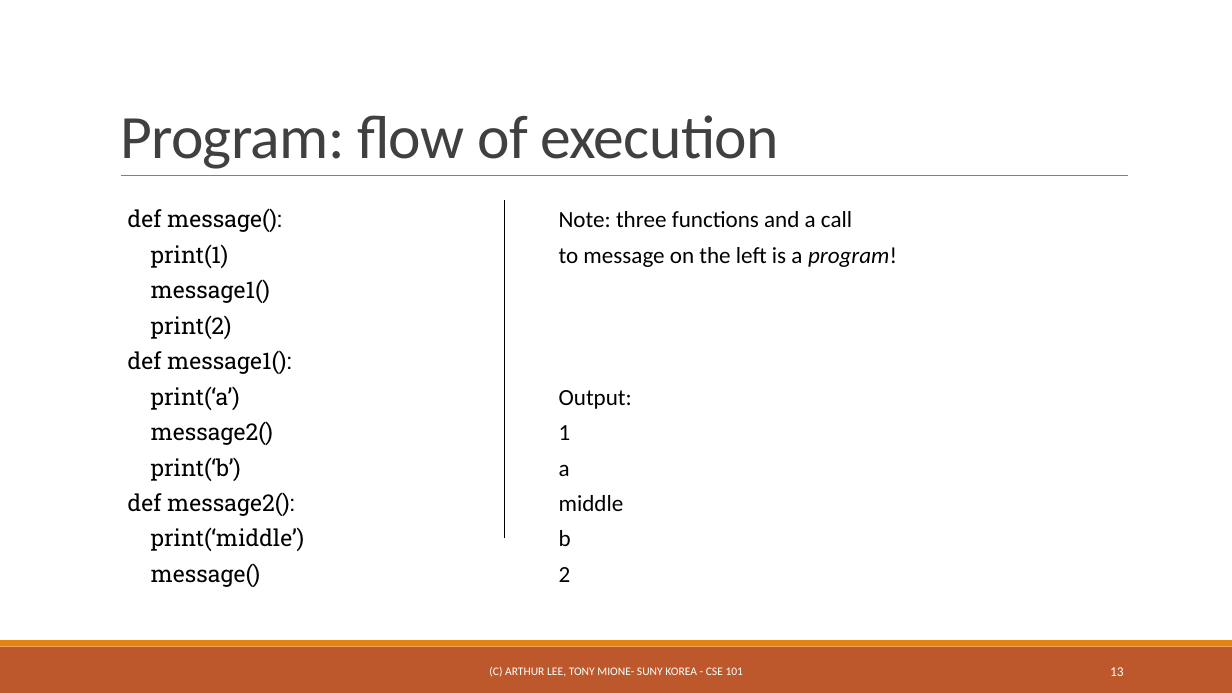
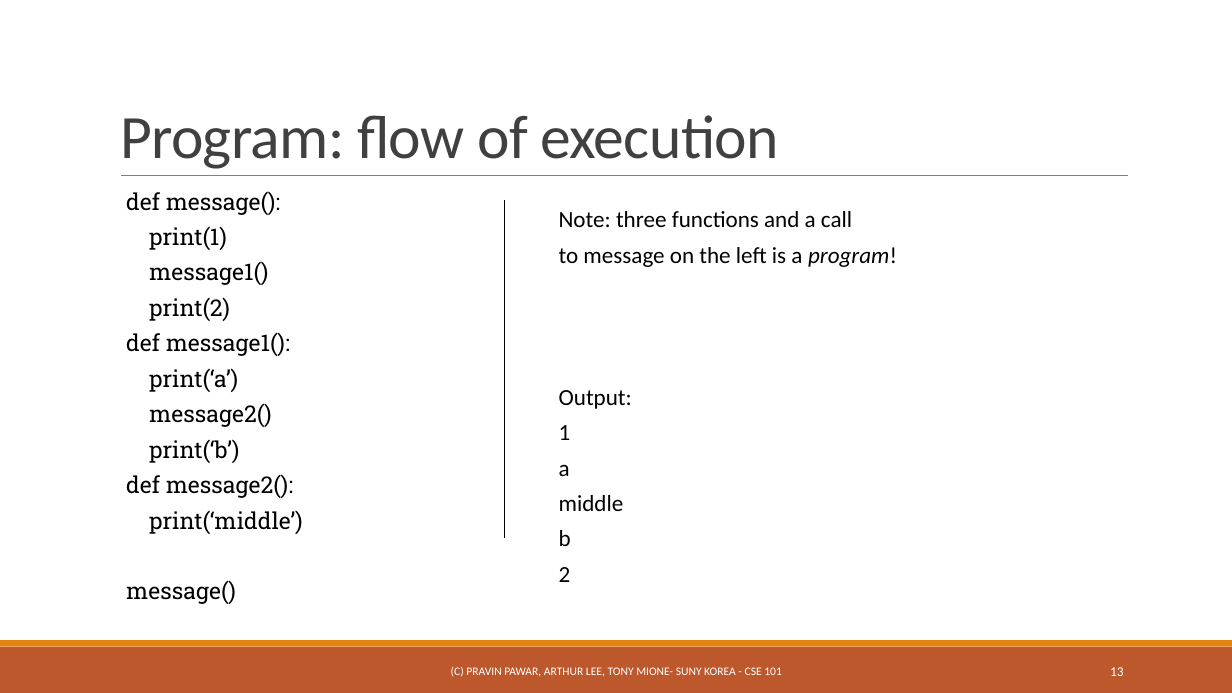
Before and after one commit to ppawar/ppawar.github.io, a slide deck: slide 13 of CSE101-S19/Slides/PPT/CSE101_Lec4.pptx. Drawn at 1232x693 pixels with LibreOffice and Linux fonts; fonts in the diff are those of the drawing. Boxes give left, top, right and bottom in pixels: in the first picture for what was removed or moved away, otherwise in the second. Text is boxed around its words. In the diff, an @@ line names an element or a change of style, - is before the commit and + after.

```diff
--- a/CSE101-S19/Slides/PPT/CSE101_Lec4.pptx
+++ b/CSE101-S19/Slides/PPT/CSE101_Lec4.pptx
@@ text "def message():" rewrapped from bbox=[128, 208, 305, 587] to bbox=[126, 191, 303, 604] @@
@@ text at bbox=[451, 666, 782, 677]: text changed @@
-(C) ARTHUR LEE, TONY MIONE- SUNY KOREA - CSE 101
+(C) PRAVIN PAWAR, ARTHUR LEE, TONY MIONE- SUNY KOREA - CSE 101
```
Also in this commit, not shown: 38 other slides changed, 2 slides removed, 8 other files.
